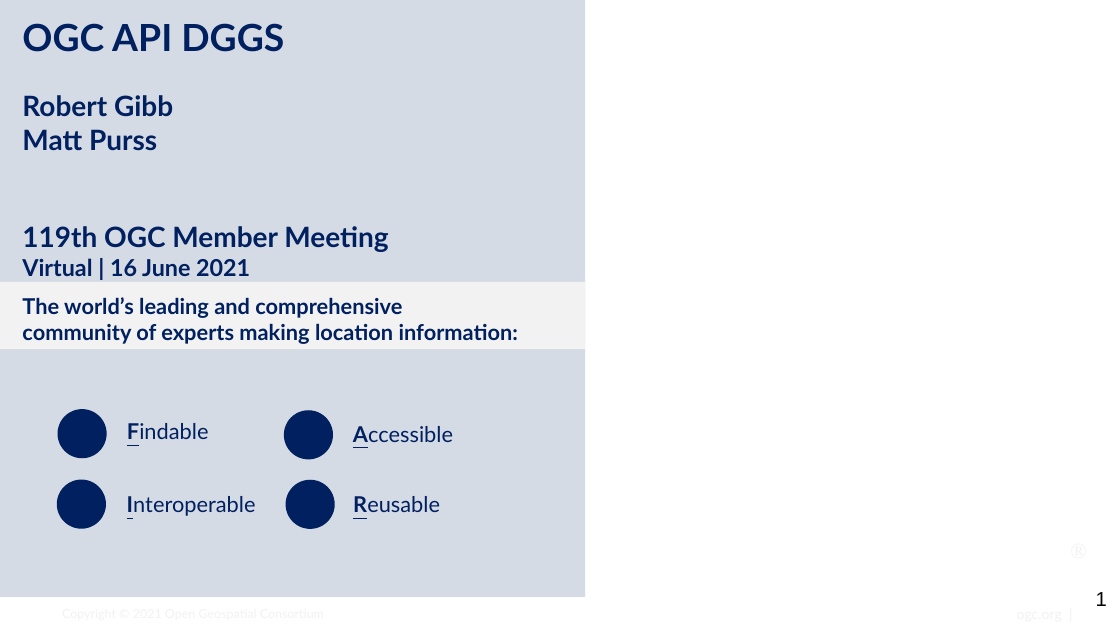
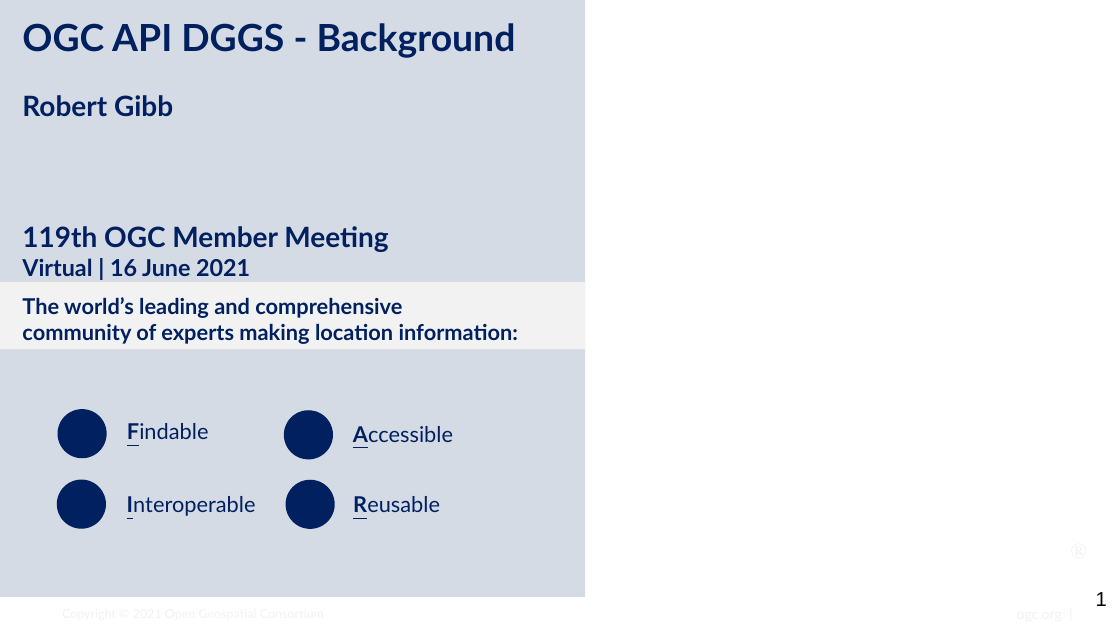
Before and after one commit to metanorma/developer-track, a slide deck: slide 1 of Presentations/20210616_Event/OGC-API-DGGS-overview-slides.pptx. Drawn at 1120x630 pixels with LibreOffice and Linux fonts; fonts in the diff are those of the drawing; background and template pictures are left out. Boxes give left, top, right and bottom in pixels: in the first picture for what was removed or moved away, otherwise in the second. Text is boxed around its words. In the diff, an @@ line names an element or a change of style, - is before the commit and + after.

Commit message:
Updated OGC-API-DGGS-overview-slides.pptx
Added introductory section.

```diff
--- a/Presentations/20210616_Event/OGC-API-DGGS-overview-slides.pptx
+++ b/Presentations/20210616_Event/OGC-API-DGGS-overview-slides.pptx
@@ text at (22,23,516,58): text changed @@
-OGC API DGGS
+OGC API DGGS - Background
@@ text at (22,129,157,151): paragraph removed @@
-Matt Purss
```
Also in this commit, not shown: 7 other slides changed, 7 slides added.
